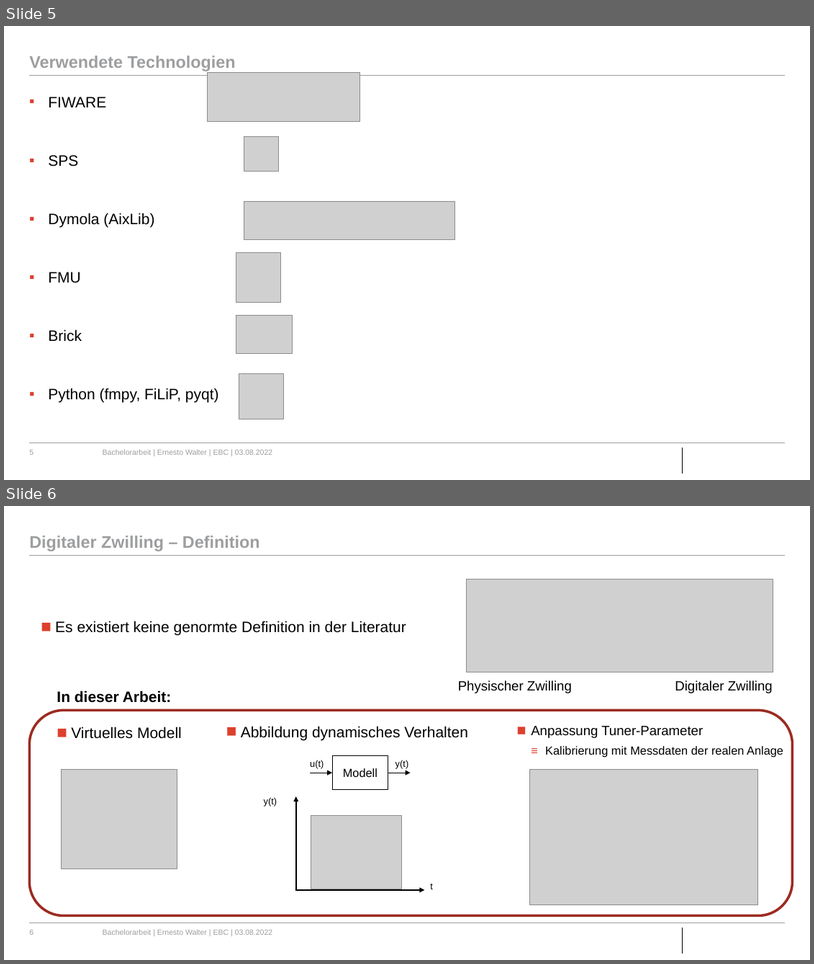
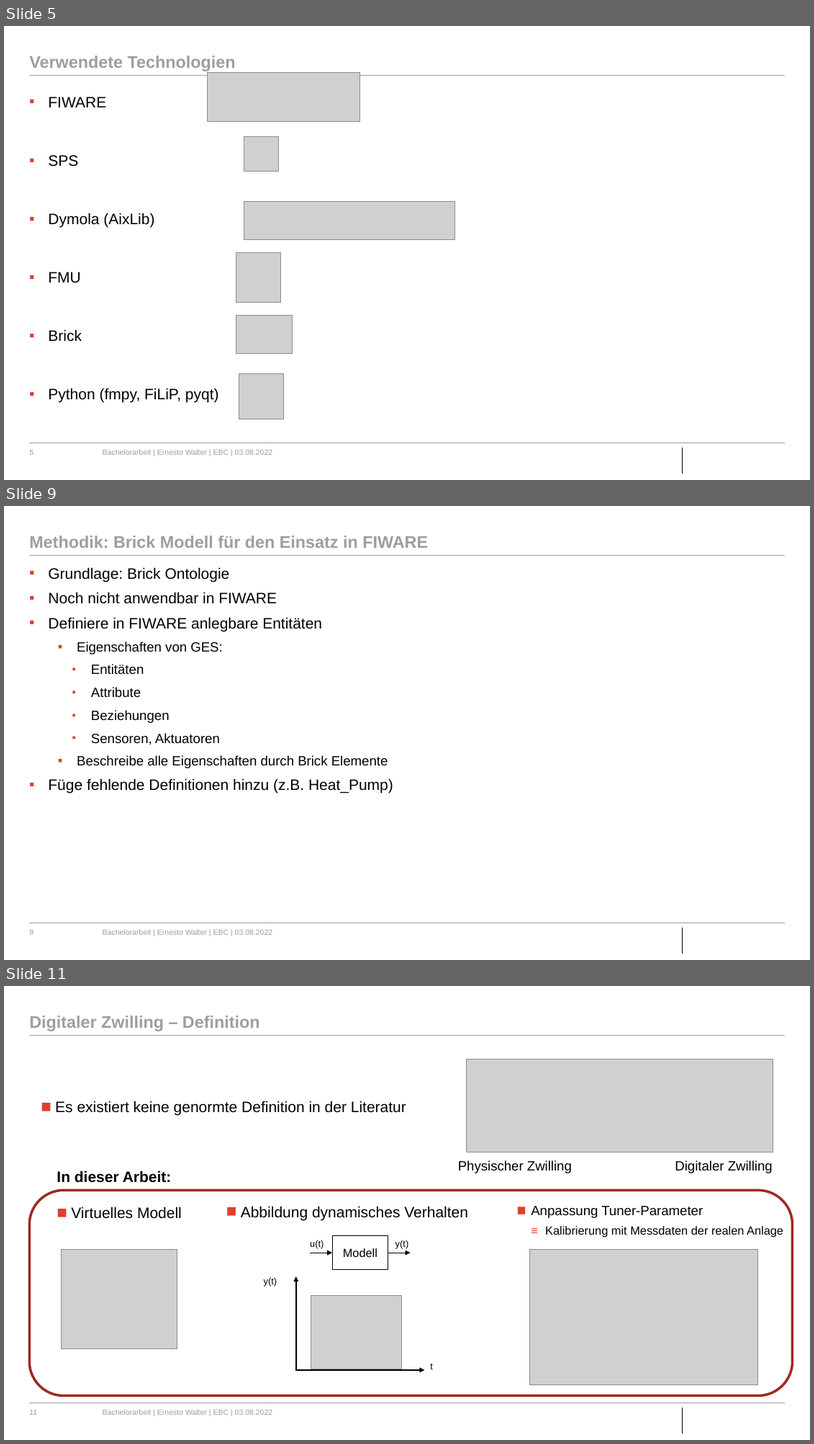
Before and after one commit to ErnestoVivas/FiBEM, a slide deck: docs/BA_Bergfest_Ernesto.pptx. Shown one above the other, each under a label of ours: slides 5 and 6 before the commit, slides 5, 9 and 11 after it; the slides between them are not shown. The pictures are 814x964 and 814x1444 pixels, drawn with LibreOffice and Linux fonts; fonts in the diff are those of the drawing; grey boxes stand for pictures; background and template pictures are left out. Boxes give left, top, right and bottom in pixels: in the first picture for what was removed or moved away, otherwise in the second. Text is boxed around its words. In the diff, an @@ line names an element or a change of style, - is before the commit and + after.

```diff
--- a/docs/BA_Bergfest_Ernesto.pptx
+++ b/docs/BA_Bergfest_Ernesto.pptx
@@ slide 9 added at (x1=4, y1=506, x2=810, y2=960), background #FFFFFF; not listed: 5 template elements that a slide beside it also shows @@
@@ title added at (x1=29, y1=536, x2=428, y2=548), 20 pt, text #9D9EA0, bold @@
+Methodik: Brick Modell für den Einsatz in FIWARE
@@ text added at (x1=48, y1=567, x2=394, y2=793), 18 pt, text #000000 @@
+▪ Grundlage: Brick Ontologie
+▪ Noch nicht anwendbar in FIWARE
+▪ Definiere in FIWARE anlegbare Entitäten
+  ▪ Eigenschaften von GES:
+    ▪ Entitäten
+    ▪ Attribute
+    ▪ Beziehungen
+    ▪ Sensoren, Aktuatoren
+  ▪ Beschreibe alle Eigenschaften durch Brick Elemente
+▪ Füge fehlende Definitionen hinzu (z.B. Heat_Pump)
@@ what was slide 6 is now slide 11 @@
@@ page number at (x1=29, y1=1409, x2=37, y2=1414): text changed @@
-6
+11
```
Also in this commit, not shown: 1 slide changed, 4 other slides added, 2 other files.
